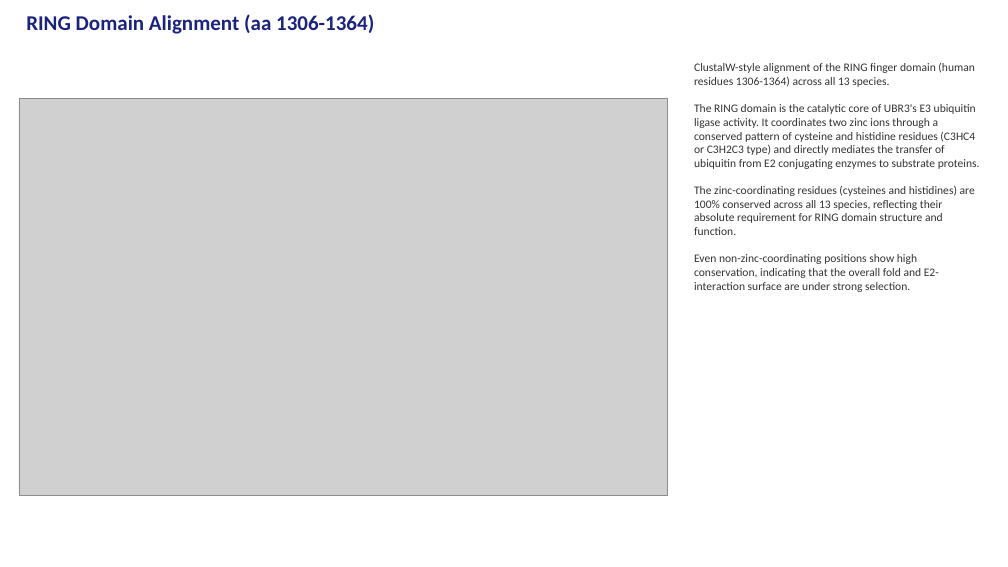
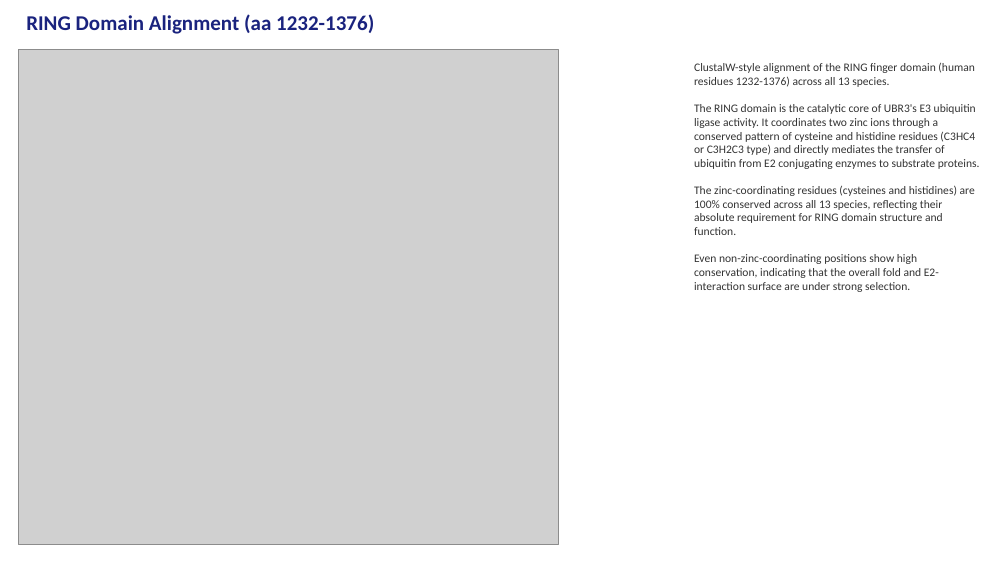
Before and after one commit to idobleicher/dianaMega, a slide deck: slide 19 of ubr3_alignment/UBR3_Analysis_Figures.pptx. Drawn at 1008x567 pixels with LibreOffice and Linux fonts; fonts in the diff are those of the drawing; grey boxes stand for pictures. Boxes give left, top, right and bottom in pixels: in the first picture for what was removed or moved away, otherwise in the second. Text is boxed around its words. In the diff, an @@ line names an element or a change of style, - is before the commit and + after.

```diff
--- a/ubr3_alignment/UBR3_Analysis_Figures.pptx
+++ b/ubr3_alignment/UBR3_Analysis_Figures.pptx
@@ text at bbox=[26, 14, 374, 34]: text changed @@
-RING Domain Alignment (aa 1306-1364)
+RING Domain Alignment (aa 1232-1376)
@@ picture: place and size @@
-picture at bbox=[19, 98, 668, 495]
+picture at bbox=[19, 49, 559, 544]
@@ text at bbox=[694, 63, 975, 87]: text changed @@
-ClustalW-style alignment of the RING finger domain (human residues 1306-1364) across all 13 species.
+ClustalW-style alignment of the RING finger domain (human residues 1232-1376) across all 13 species.
```
Also in this commit, not shown: 7 other slides changed, 53 other files.
